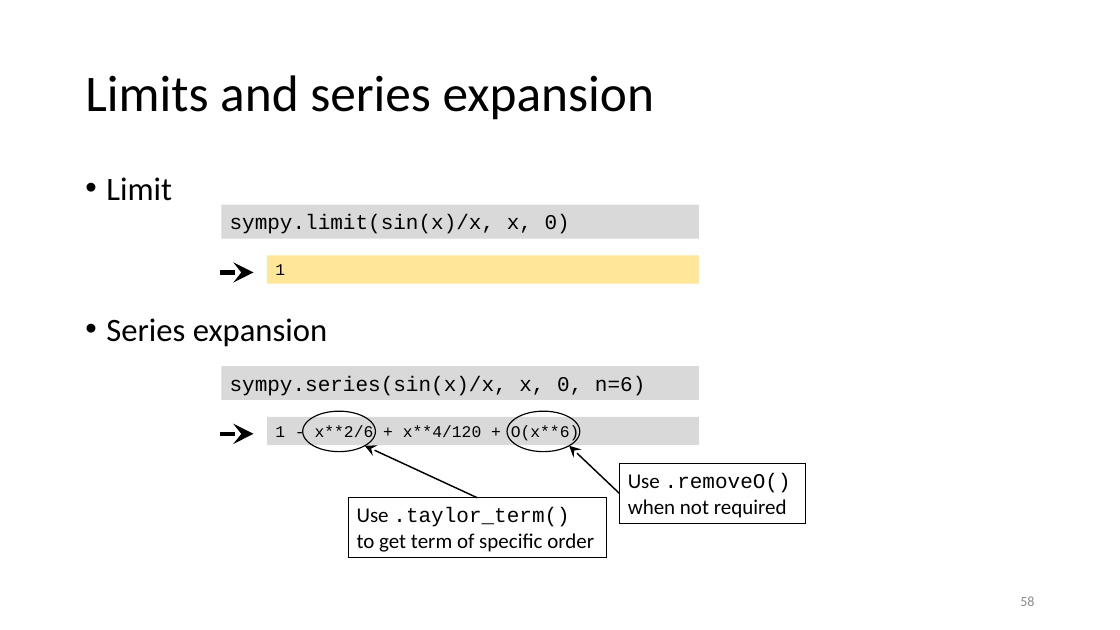
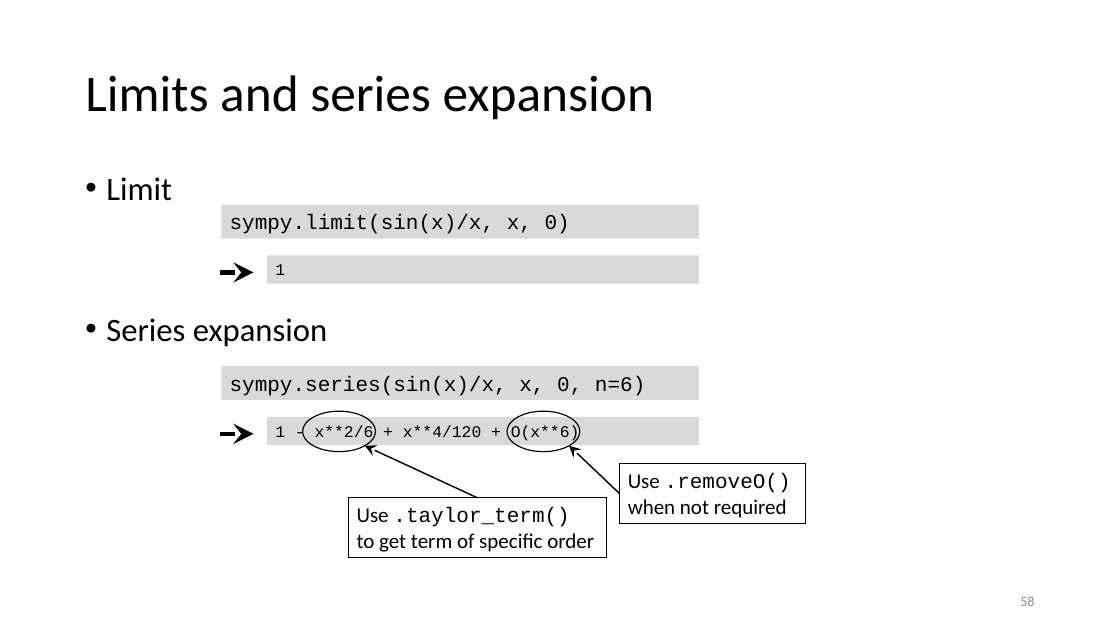
Before and after one commit to gjbex/Scientific-Python, a slide deck: slide 58 of scientific_python.pptx. Drawn at 1120x630 pixels with LibreOffice and Linux fonts; fonts in the diff are those of the drawing. Boxes give left, top, right and bottom in pixels: in the first picture for what was removed or moved away, otherwise in the second. Text is boxed around its words. In the diff, an @@ line names an element or a change of style, - is before the commit and + after.

```diff
--- a/scientific_python.pptx
+++ b/scientific_python.pptx
@@ rectangle "1" at <box>267,255,699,284</box>: fill #FFE699 to #D9D9D9 @@
```
